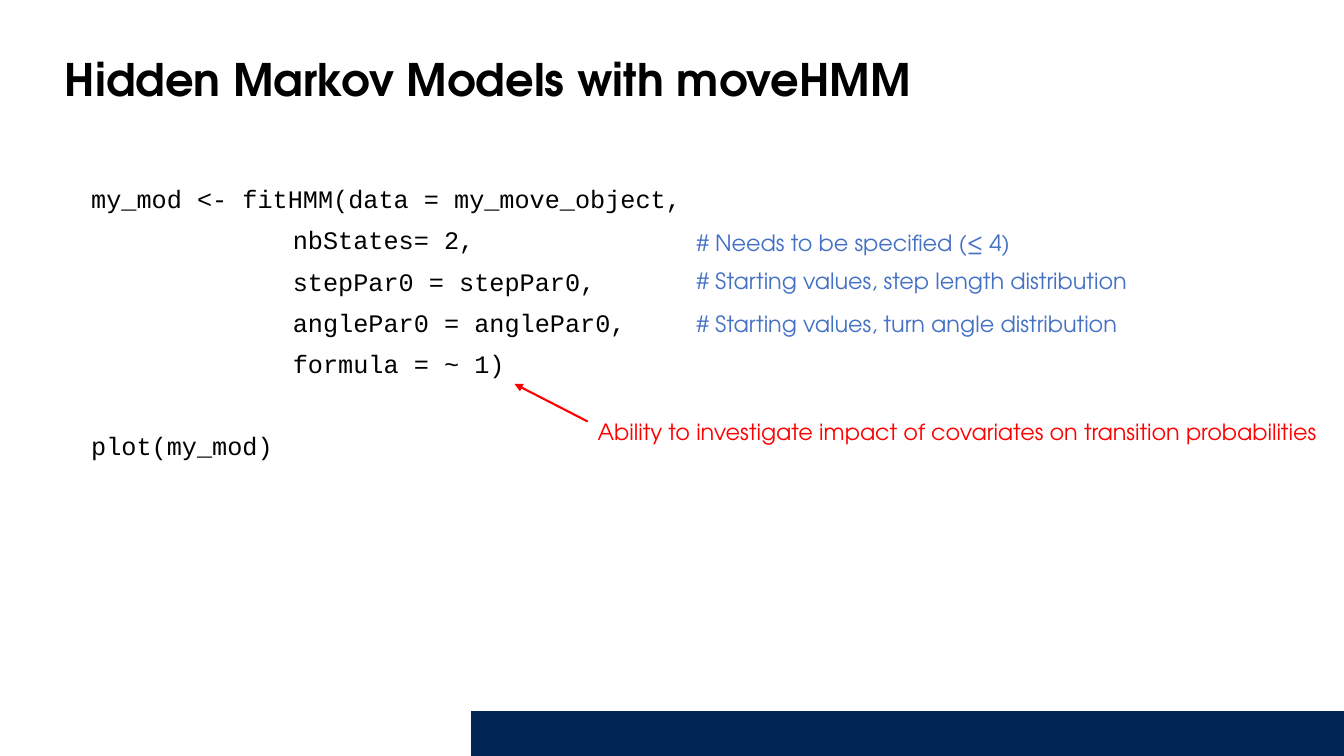
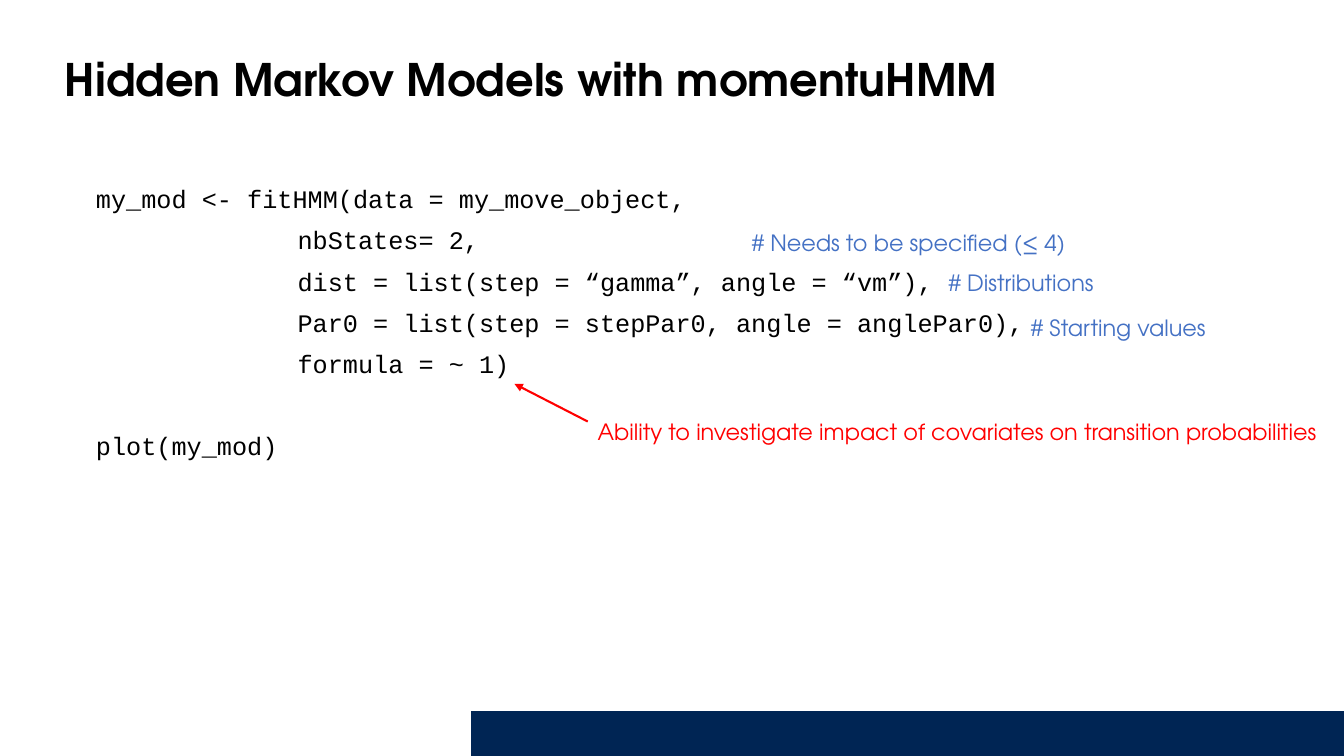
Before and after one commit to Animal-Movements/China_2026, a slide deck: slide 10 of 4_Day4/Presentation/IntroAnimalMovements_HMMs.pptx. Drawn at 1344x756 pixels with LibreOffice and Linux fonts; fonts in the diff are those of the drawing; background and template pictures are left out. Boxes give left, top, right and bottom in pixels: in the first picture for what was removed or moved away, otherwise in the second. Text is boxed around its words. In the diff, an @@ line names an element or a change of style, - is before the commit and + after.

```diff
--- a/4_Day4/Presentation/IntroAnimalMovements_HMMs.pptx
+++ b/4_Day4/Presentation/IntroAnimalMovements_HMMs.pptx
@@ title at (65,61,997,97): text changed @@
-Hidden Markov Models with moveHMM
+Hidden Markov Models with momentuHMM
@@ text "# Needs to be specified ...": place and size @@
-text "# Needs to be specified ..." at (715,234,1010,256)
+text "# Needs to be specified ..." at (770,234,1065,256)
@@ text at (298,272,1023,338): text changed @@
-stepPar0 = stepPar0,
-anglePar0 = anglePar0,
+dist = list(step = “gamma”, angle = “vm”),
+Par0 = list(step = stepPar0, angle = anglePar0),
@@ text at (967,274,1093,292): text changed @@
-# Starting values, step length distribution
+# Distributions
@@ text at (1049,319,1205,341): text changed @@
-# Starting values, turn angle distribution
+# Starting values
```
Also in this commit, not shown: 5 other slides changed, 1 slide added, 14 other files.
